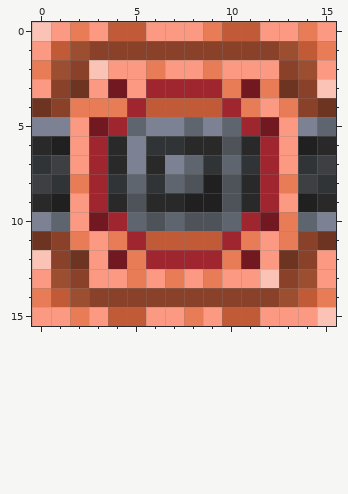
Edited in one commit: pixel-art file (asset-sources/texture/block/kinetic_interface_rail/top/powered.aseprite). Above is the file before it was changed.
16x16 pixels, 1 frame.
After:
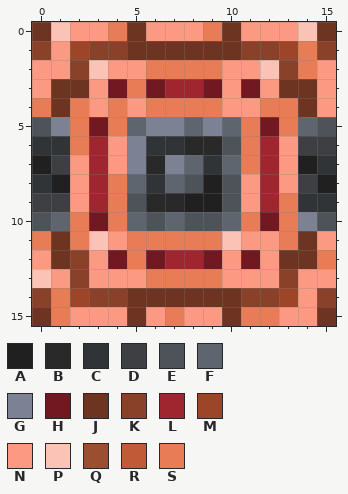
Palette (. is transparent): A #202020  B #292929  C #313436  D #3d3f43  E #4e5259  F #5e656f  G #7c8293  H #721820  J #6d3421  K #8a4129  L #9f252f  M #9c4529  N #fc9982  P #fbc3b6  Q #9c4e31  R #c15a36  S #e77c56
The edit:
Changed rows in their new state; - is an unchanged pixel.
first column x 0:
 0 JPN-SJ----JN--PJ
 1 KNM--JJJJJJ--MSK
 2 NN-----SS---P-S-
 3 -J---SH--HN-N-JN
 4 SJ-N-NSSSSNNS-JN
 5 E-S-S------S-SFE
 6 CCS-N------S--DD
 7 A---N------S--AC
 8 CAN-S------N-N-A
 9 DD--S------N-SCC
10 E-S-S------S--GE
11 SJ-PNSSSSSPN--JN
12 NJK---H--HN---JS
13 PN---NS-S---N-N-
14 KSM--JJJJJJ--MNK
15 JSN-NJ-SN-JSS--J
